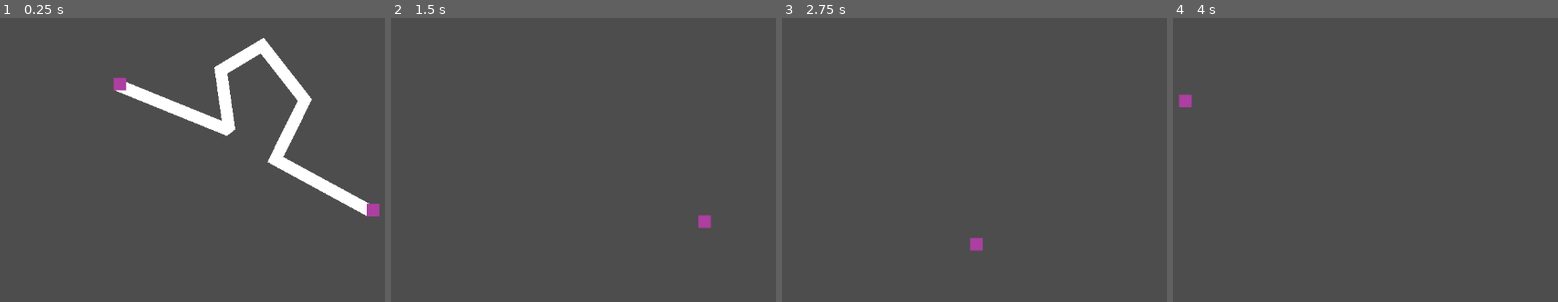
Above: before the commit, frames 1-4 (left to right).
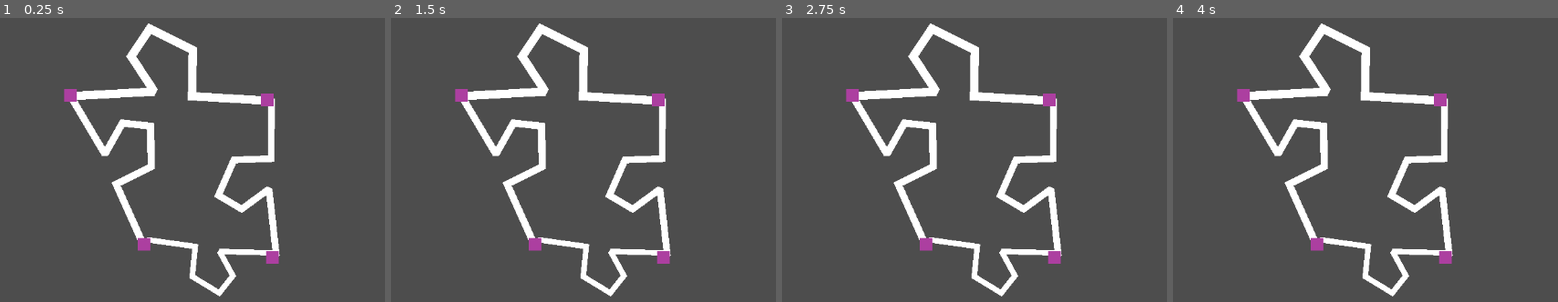
Above: after the commit, the same moments.

Repository: kreibaum/puzzle-shark
Game: Godot game, scene res://editor.tscn
Same seed, same stepped clock (60 frames per second), same inputs: the game is played once before the commit and once after it.
Inputs (mouse positions are in pixels of both pictures, inside the frame that each line leads up to):
- Up to frame 1 (0.25 s): no input
- Up to frame 2 (1.5 s): tap Enter at 0.5 s; drag from (510, 83) to (764, 211) at 0.52 s; tap Space at 1.25 s; drag from (764, 211) to (587, 245) at 1.27 s
- Up to frame 3 (2.75 s): tap Enter at 2 s; move the mouse to (1086, 71) at 2.02 s; click (1086, 71) at 2.17 s
- Up to frame 4 (4 s): tap Space at 2.75 s; drag from (1369, 245) to (1184, 100) at 2.77 s; tap Enter at 3.5 s; move the mouse to (outside the picture) at 3.52 s; click (outside the picture) at 3.67 s

The runs differ from the first frame. In frame 1, 13% of the frame differs, in the area x 16-99%, y 1-99%; in frame 2, 8.0%; in frame 3, 7.9%; in frame 4, 8.0%.

Commit message:
First full puzzle piece!

Diff:
--- a/DragDropHandle.gd
+++ b/DragDropHandle.gd
@@ -1,7 +1,9 @@
-extends Area2D
+class_name DragDropHandle extends Area2D
 
 var drag_offset : Vector2 = Vector2(0, 0)
 var is_dragging : bool = false
+
+signal position_changed
 
 # Called when the node enters the scene tree for the first time.
 func _ready():
@@ -11,7 +13,10 @@
 func _process(delta):
 	if is_dragging:
 		var mouse_at = get_global_mouse_position()
-		self.position = mouse_at + drag_offset;
+		var new_position = mouse_at + drag_offset
+		if self.position != new_position:
+			self.position = new_position
+			position_changed.emit()
 
 # Called when the mouse is pressed
 func _input_event(_viewport, event, _shape_index):
--- a/Edge.gd
+++ b/Edge.gd
@@ -1,19 +1,24 @@
 extends Node2D
 
-var left_handle
-var right_handle
+@export var left_handle : DragDropHandle
+@export var right_handle : DragDropHandle
 
 @onready var edge_shape = $EdgeShape
 
 # Called when the node enters the scene tree for the first time.
 func _ready():
-	left_handle = $"../Handle A"
-	right_handle = $"../Handle B"
-	pass # Replace with function body.
+	print(self, "is ready", left_handle, right_handle)
+	left_handle.position_changed.connect(update_position)
+	right_handle.position_changed.connect(update_position)
+	update_position()
+	pass
 
 
 # Called every frame. 'delta' is the elapsed time since the previous frame.
-func _process(delta):
+func update_position():
+	if left_handle == null or right_handle == null:
+		return
+
 	var left : Vector2 = edge_shape.get_point_position(0)
 	var right : Vector2 = edge_shape.get_point_position(edge_shape.get_point_count()-1)
 
--- /dev/null
+++ b/edge.tscn
@@ -0,0 +1,11 @@
+[gd_scene load_steps=2 format=3 uid="uid://cd6yd5nld4ven"]
+
+[ext_resource type="Script" path="res://Edge.gd" id="1_x5v5a"]
+
+[node name="Edge" type="Node2D" node_paths=PackedStringArray("left_handle", "right_handle")]
+script = ExtResource("1_x5v5a")
+left_handle = NodePath("")
+right_handle = NodePath("")
+
+[node name="EdgeShape" type="Line2D" parent="."]
+points = PackedVector2Array(-2, 4, 98, -5, 69, -46, 90, -80, 142, -56, 143, -1, 232, 1)
--- a/editor.tscn
+++ b/editor.tscn
@@ -1,17 +1,34 @@
 [gd_scene load_steps=3 format=3 uid="uid://caibbyl7lcvdq"]
 
 [ext_resource type="PackedScene" uid="uid://cn3kxsu5ihpvc" path="res://drag_drop_handle.tscn" id="1_8a1gt"]
-[ext_resource type="Script" path="res://Edge.gd" id="2_vlnjb"]
+[ext_resource type="PackedScene" uid="uid://cd6yd5nld4ven" path="res://edge.tscn" id="1_a5pmm"]
 
 [node name="Node2D" type="Node2D"]
 
-[node name="Edge" type="Node2D" parent="."]
-script = ExtResource("2_vlnjb")
+[node name="Edge 1" parent="." node_paths=PackedStringArray("left_handle", "right_handle") instance=ExtResource("1_a5pmm")]
+left_handle = NodePath("../Handle A")
+right_handle = NodePath("../Handle B")
 
-[node name="EdgeShape" type="Line2D" parent="Edge"]
-points = PackedVector2Array(-2, 4, 98, -5, 69, -46, 90, -80, 142, -56, 143, -1, 232, 1)
+[node name="Edge 2" parent="." node_paths=PackedStringArray("left_handle", "right_handle") instance=ExtResource("1_a5pmm")]
+left_handle = NodePath("../Handle C")
+right_handle = NodePath("../Handle B")
+
+[node name="Edge 3" parent="." node_paths=PackedStringArray("left_handle", "right_handle") instance=ExtResource("1_a5pmm")]
+left_handle = NodePath("../Handle C")
+right_handle = NodePath("../Handle D")
+
+[node name="Edge 4" parent="." node_paths=PackedStringArray("left_handle", "right_handle") instance=ExtResource("1_a5pmm")]
+left_handle = NodePath("../Handle A")
+right_handle = NodePath("../Handle D")
 
 [node name="Handle A" parent="." instance=ExtResource("1_8a1gt")]
+position = Vector2(322, 218)
 
 [node name="Handle B" parent="." instance=ExtResource("1_8a1gt")]
-position = Vector2(800, 400)
+position = Vector2(633, 225)
+
+[node name="Handle C" parent="." instance=ExtResource("1_8a1gt")]
+position = Vector2(641, 475)
+
+[node name="Handle D" parent="." instance=ExtResource("1_8a1gt")]
+position = Vector2(438, 454)
